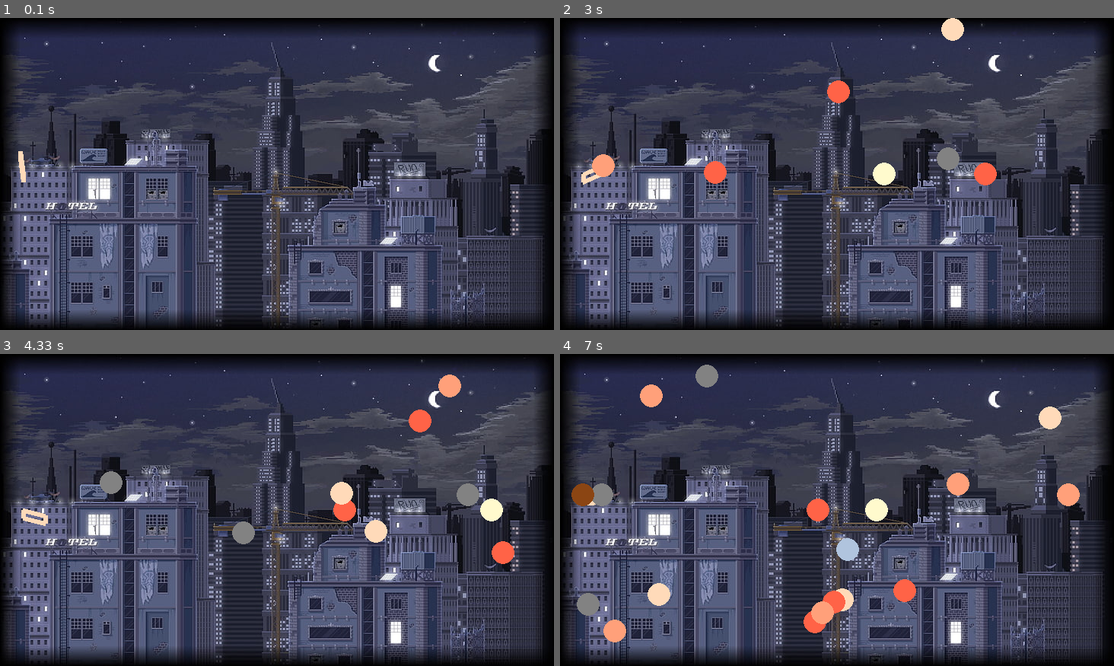
Above: before the commit, frames 1-4 (two rows, left to right).
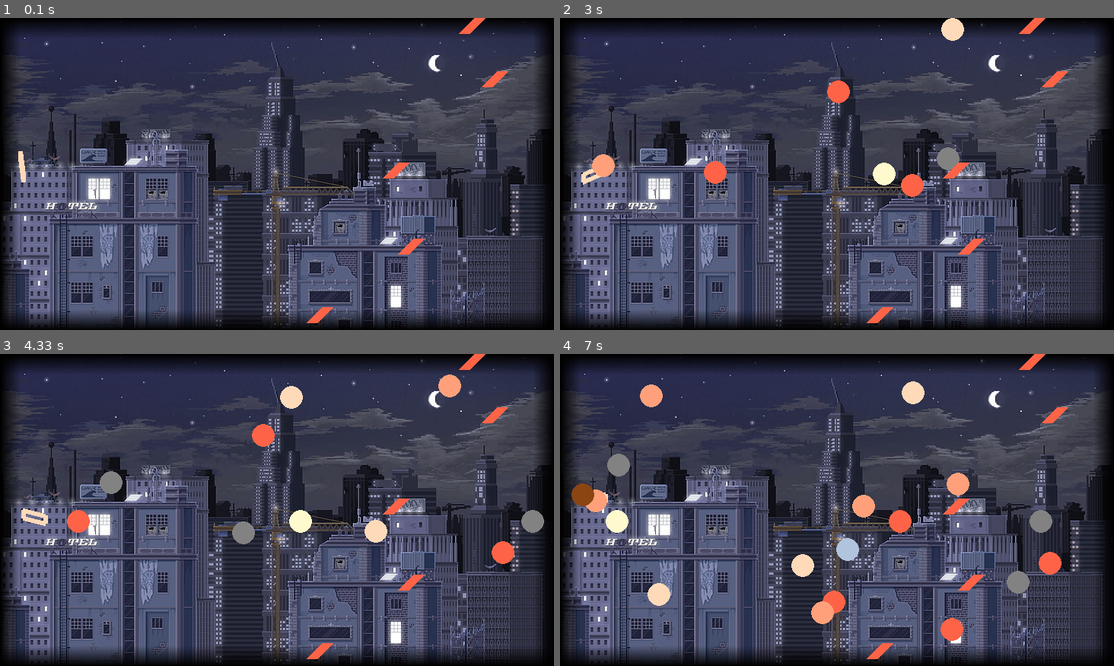
Above: after the commit, the same moments.

Repository: python-practice-b02-006/gribova
Game: pygame game, started from the_last_lab/my_guns.py
Two runs of this game, one before a commit and one after it. Both use one fixed random seed, a clock stepped at 60 frames per second and the inputs below.
Inputs (mouse positions are in pixels of both pictures, inside the frame that each line leads up to):
- Up to frame 1 (0.1 s): no input
- Up to frame 2 (3 s): click (837, 174) at 0.42 s; hold Up 0.67-1.13 s; click (1014, 164) at 0.8 s; hold Down 1.17-1.47 s; click (704, 177) at 1.3 s; hold Up 1.5-1.87 s; click (665, 127) at 1.63 s; hold Down 1.9-2.27 s; move the mouse to (920, 64) at 1.93 s; click (920, 64) at 2.03 s; hold Up 2.3-2.6 s; click (903, 202) at 2.43 s; hold Down 2.63-2.93 s; click (848, 67) at 2.77 s; hold Up from 2.97 s (still down)
- Up to frame 3 (4.33 s): click (77, 500) at 3.1 s; release Up at 3.33 s; hold Down 3.37-3.73 s; click (282, 541) at 3.5 s; hold Up 3.77-4.07 s; click (260, 456) at 3.9 s; hold Down from 4.1 s (still down); click (487, 628) at 4.23 s
- Up to frame 4 (7 s): release Down at 4.4 s; hold Up 4.43-4.8 s; click (981, 559) at 4.57 s; hold Down 4.83-5.2 s; click (759, 444) at 4.97 s; hold Up 5.23-5.53 s; move the mouse to (947, 485) at 5.27 s; click (947, 485) at 5.37 s; hold Down 5.57-5.87 s; move the mouse to (981, 481) at 5.6 s; click (981, 481) at 5.7 s; hold Up 5.9-6.27 s; move the mouse to (1030, 591) at 5.93 s; click (1030, 591) at 6.03 s; hold Down 6.3-6.67 s; click (626, 441) at 6.43 s; hold Up from 6.7 s (still down); click (1036, 485) at 6.83 s

The runs differ from the first frame. In frame 1, 0.5% of the frame differs, in the area x 55-92%, y 0-98%; in frame 2, 1.0%; in frame 3, 2.8%; in frame 4, 5.0%, in the area x 3-94%, y 0-98%.

Commit message:
new obstacles

Diff:
--- a/the_last_lab/my_guns.py
+++ b/the_last_lab/my_guns.py
@@ -46,6 +46,8 @@
 
     def wall(self):
         n = [[1, 0], [0, 1]]
+        obstacles = [[[410, 400], [430,380]], [[510, 210],[530, 190]],
+             [[610, 20], [630, 0]], [[640, 90], [660, 70]], [[530, 310], [550,290]]]
         for i in range(2):
             if self.coord[i] < self.rad:
                 self.coord[i] = self.rad
@@ -53,6 +55,19 @@
             elif self.coord[i] > SIZE[i] - self.rad:
                 self.coord[i] = SIZE[i] - self.rad
                 self.flip_vel(n[i])
+        for i in range(5):
+            for j in range(2):
+                if (self.coord[0] - obstacles[i][j][0])**2 + (self.coord[1] - obstacles[i][j][1])**2 < self.rad**2:
+                    if self.vel[0]>0:
+                        self.coord[0] = int(obstacles[i][j][0]-self.rad/2**0.5)
+                    else:self.coord[0] = int(obstacles[i][j][0]+self.rad/2**0.5)
+                    if self.vel[1]>0:
+                        self.coord[1] = int(obstacles[i][j][1] -self.rad/2**0.5)
+                    else:self.coord[1] = int(obstacles[i][j][1] +self.rad/2**0.5)
+                    self.flip_vel(n[0])
+                    self.flip_vel(n[1])
+
+
 
     def flip_vel(self, axis, coef_perp=1, coef_par=1):
         vel = np.array(self.vel)
@@ -141,6 +156,10 @@
         self.gun.draw(screen)
         for i in self.balls:
             i.draw(screen)
+        obstacles = [[(410, 400), (430,380)], [(510, 210),(530, 190)],
+             [(610, 20), (630, 0)], [(640, 90), (660, 70)], [(530, 310), (550,290)]]
+        for i in range(5):
+            pg.draw.line(screen, TOMATO, obstacles[i][0], obstacles[i][1], 15)
         for target in self.targets:
             target.draw(screen)
 
@@ -183,4 +202,5 @@
     done = mgr.process(pg.event.get(), screen)
     pg.display.flip()
 
+
 pg.quit()
